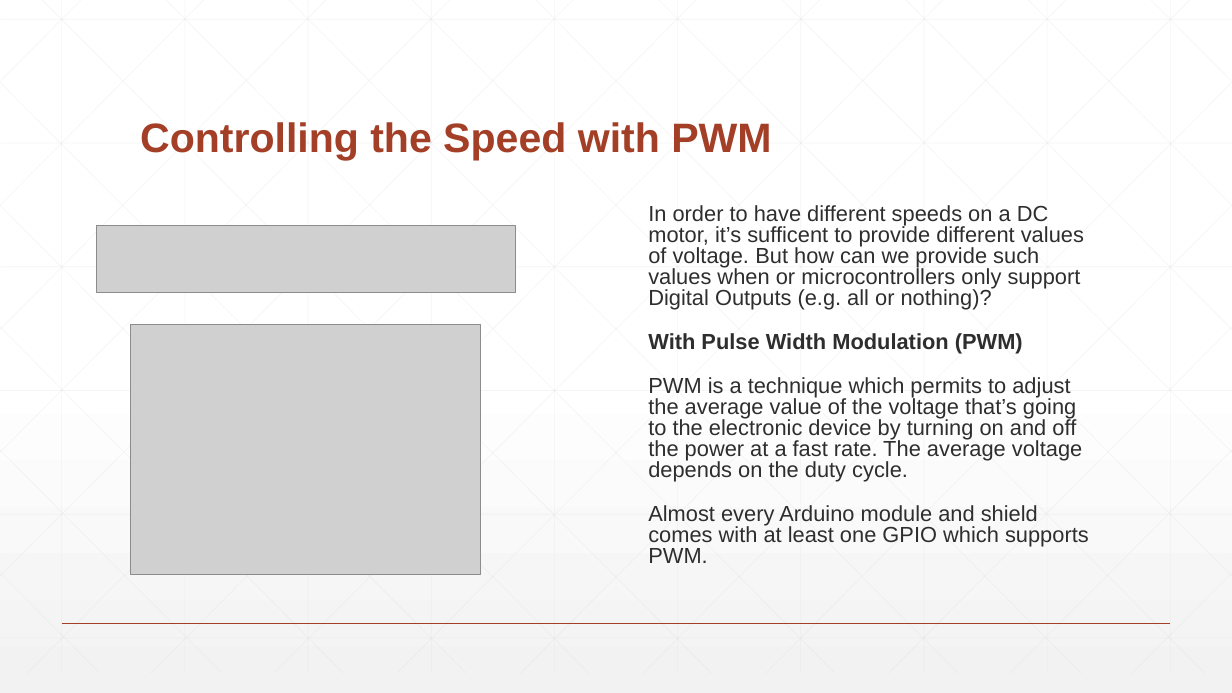
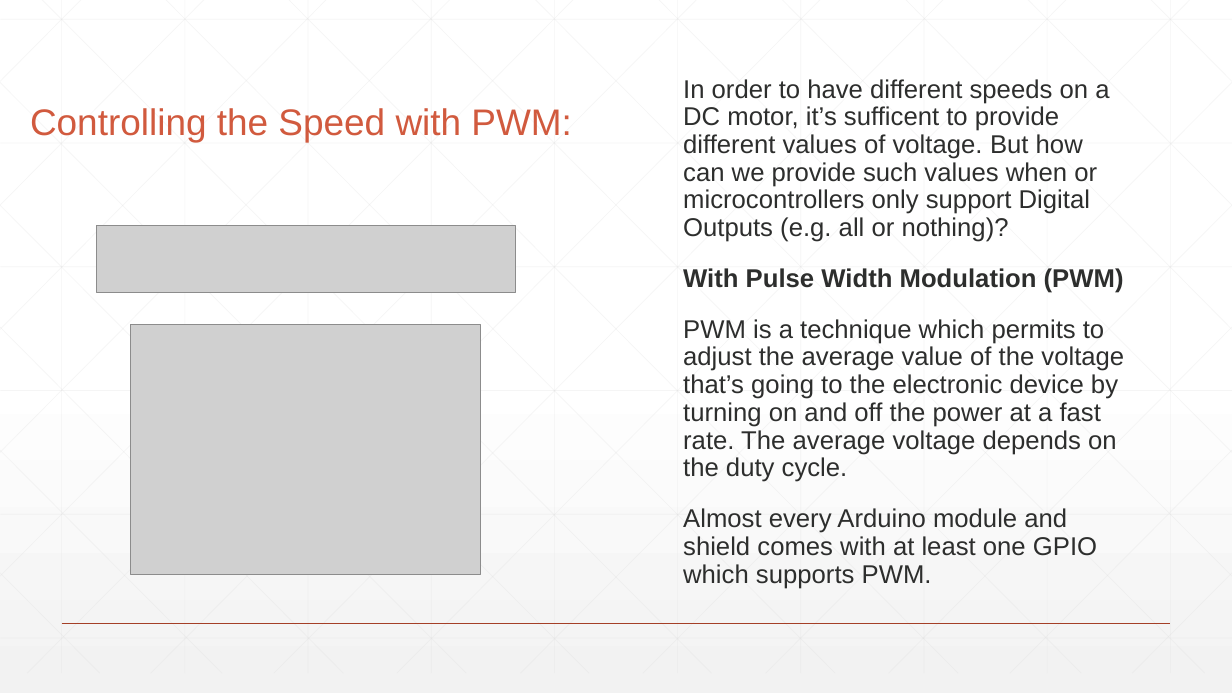
Before and after one commit to filippocastelli/uolli, a slide deck: slide 12 of Hardware_description.pptx. Drawn at 1232x693 pixels with LibreOffice and Linux fonts; fonts in the diff are those of the drawing; grey boxes stand for pictures. Boxes give left, top, right and bottom in pixels: in the first picture for what was removed or moved away, otherwise in the second. Text is boxed around its words. In the diff, an @@ line names an element or a change of style, - is before the commit and + after.

```diff
--- a/Hardware_description.pptx
+++ b/Hardware_description.pptx
@@ text "In order to have different ...": place and size @@
-text "In order to have different ..." at (648,205,1089,563)
+text "In order to have different ..." at (683,79,1124,589)
@@ text "In order to have different ..." at (683,79,1124,589): size 17 to 20 pt; line spacing 0.8 to 0.9 @@
@@ text at (30,108,571,143): text changed; size 32 to 28.8 pt; text colour #A43F27 to #D15A3E; bold off @@
-Controlling the Speed with PWM
+Controlling the Speed with PWM:
```
Also in this commit, not shown: 14 other slides changed.
